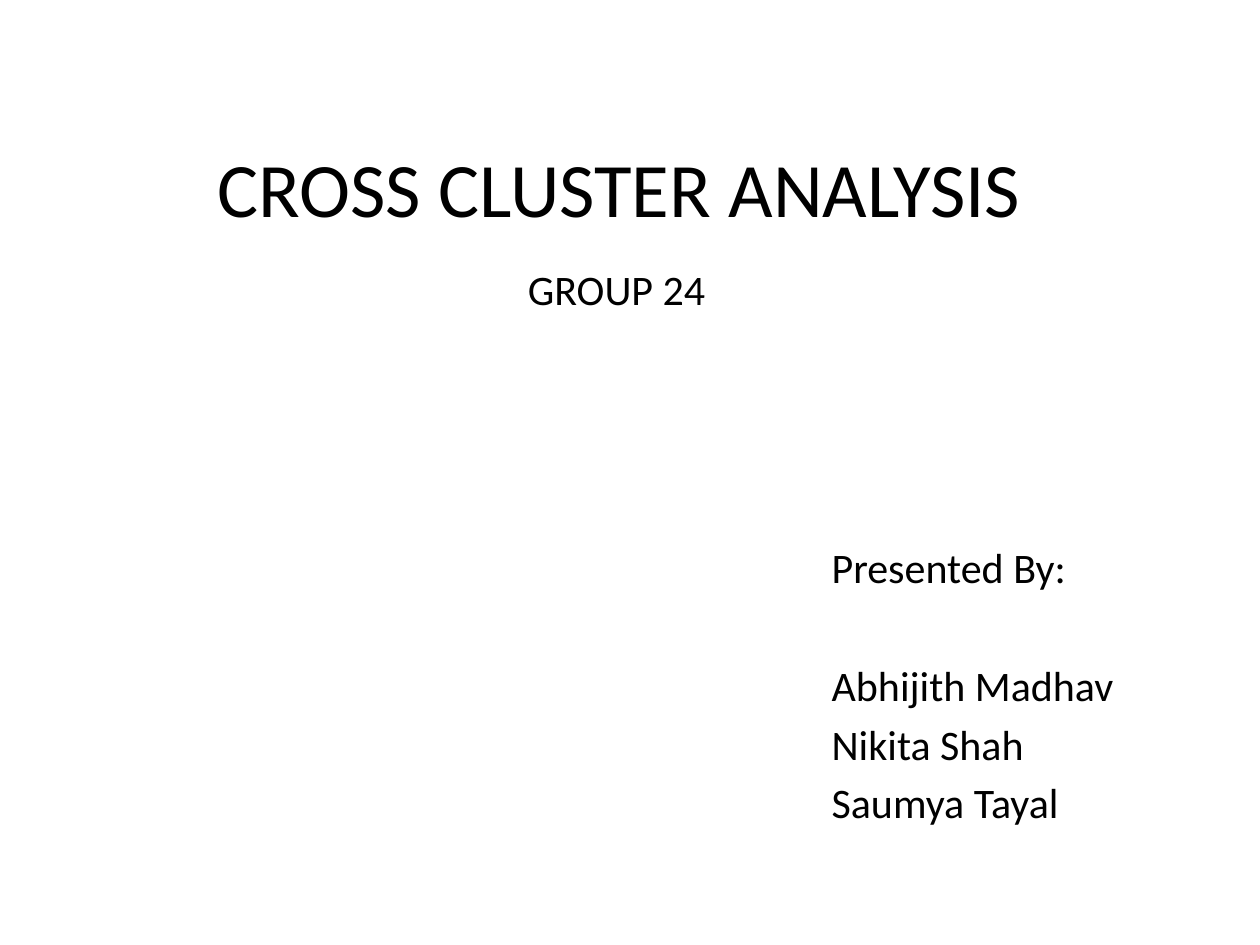
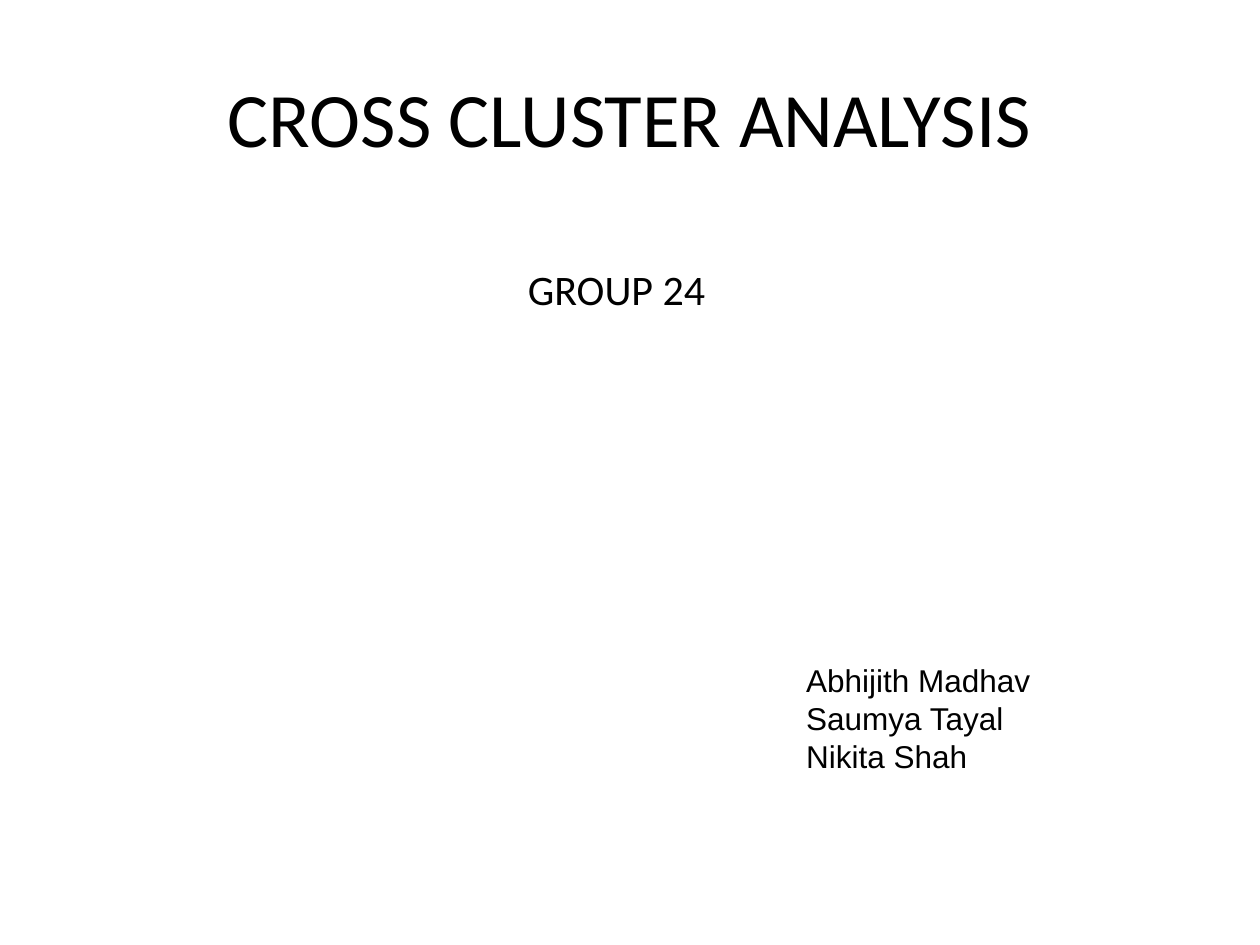
Before and after one commit to AbhijithMadhav/SSLC-Data-Analysis, a slide deck: slide 1 of src/8_cross_cluster_analysis/presentation.odp. Drawn at 1260x945 pixels with LibreOffice and Linux fonts; fonts in the diff are those of the drawing. Boxes give left, top, right and bottom in pixels: in the first picture for what was removed or moved away, otherwise in the second. Text is boxed around its words. In the diff, an @@ line names an element or a change of style, - is before the commit and + after.

Commit message:
Presentation

```diff
--- a/src/8_cross_cluster_analysis/presentation.odp
+++ b/src/8_cross_cluster_analysis/presentation.odp
@@ title "CROSS CLUSTER ANALYSIS": place and size @@
-title "CROSS CLUSTER ANALYSIS" at (217, 167, 1021, 218)
+title "CROSS CLUSTER ANALYSIS" at (228, 97, 1031, 148)
@@ text removed at (832, 553, 1113, 825) @@
-Presented By:
-Abhijith Madhav
-Nikita Shah
-Saumya Tayal
@@ text added at (806, 669, 1030, 769), 18 pt, text #000000 @@
+Abhijith Madhav
+Saumya Tayal
+Nikita Shah
```
Also in this commit, not shown: 8 slides added.
